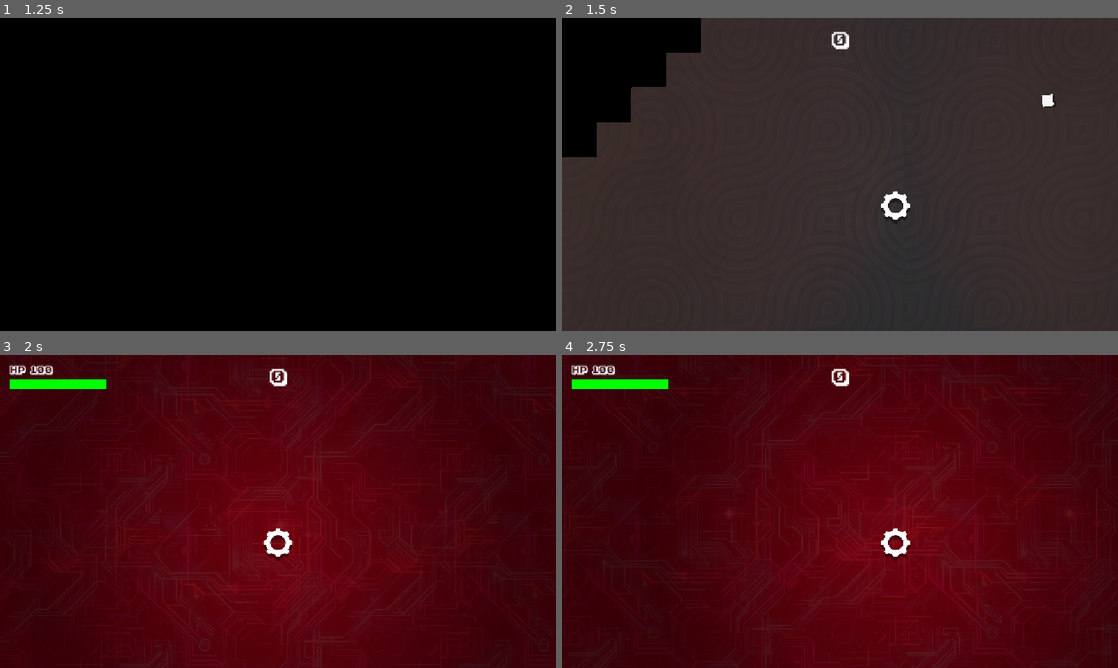
Above: before the commit, frames 1-4 (two rows, left to right).
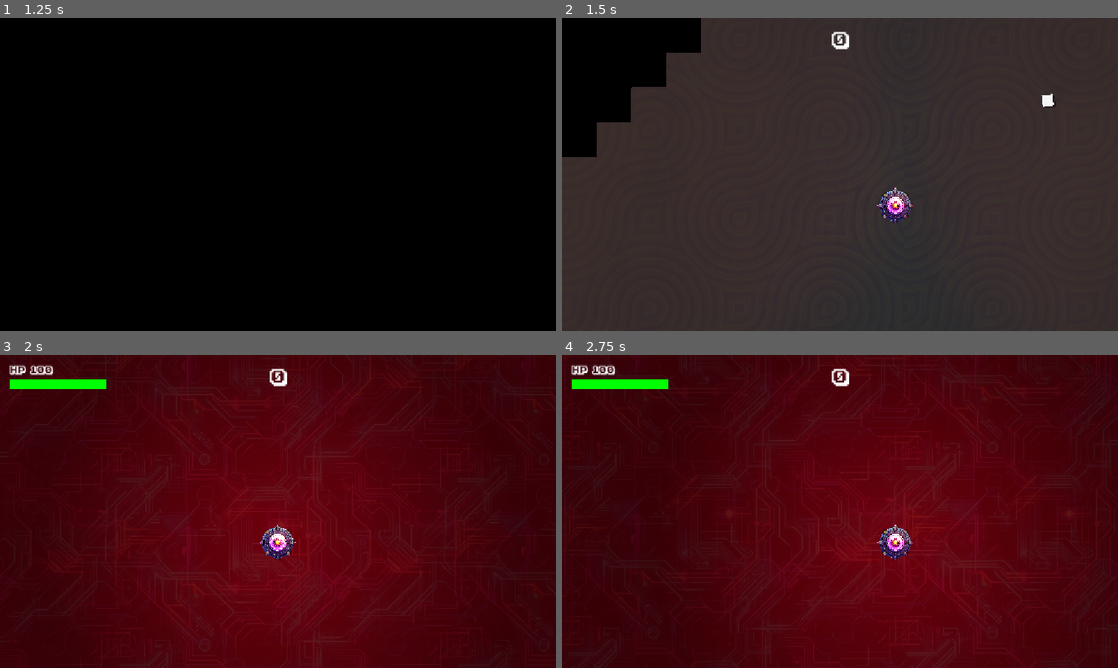
Above: after the commit, the same moments.

Repository: howardkam/Blockade
Game: Godot game, scene res://title.tscn
The game is run twice, just before and just after one commit, with the same random seed, the same clock (stepped at 60 frames per second) and the same inputs. Sound files missing from this copy of the repository are replaced by a short silence.
Inputs:
- Up to frame 1 (1.25 s): tap Enter (start) at 0.5 s; hold D (right) from 0.53 s (still down); hold Enter (start) from 0.53 s (still down)
- Up to frame 2 (1.5 s): release D (right) at 1.28 s; release Enter (start) at 1.28 s; hold S (down) from 1.28 s (still down); tap Keypad Enter at 1.35 s
- Up to frame 3 (2 s): keep holding S (down)
- Up to frame 4 (2.75 s): release S (down) at 2.03 s; hold D (right) from 2.03 s (still down); hold Enter (start) from 2.03 s (still down)

Frame 1 is identical in both runs. In frame 2, 0.4% of the frame differs, in the area x 56-64%, y 54-66%; in frame 3, 0.5%, in the area x 46-54%, y 54-66%; in frame 4, 0.5%.

Commit message:
New graphics

Diff:
--- a/enemy_gigantor.gd
+++ b/enemy_gigantor.gd
@@ -3,8 +3,8 @@
 
 @export var move_speed: float = 50.0
 @export var turn_speed: float = 10 # Turning rate in radians per second (~200°/sec)
-@export var shrink_percentage: float = 1.0 #This is a percentage
-@export var min_scale_ratio: float = 0.05 # Explodes when reaching this size ratio (0.10 = 10%)
+@export var shrink_percentage: float = 1.5 #This is a percentage
+@export var min_scale_ratio: float = 0.10 # Explodes when reaching this size ratio (0.10 = 10%)
 @export var pointvalue: int = 100
 @export var rechargerate: int = 20 #recharge rate TO the player when killed
 @onready var explosionsound = $explosion
--- a/player.gd
+++ b/player.gd
@@ -30,7 +30,7 @@
 @onready var score_label: Label = $UI/ScoreLabel
 @onready var hitbox: Area2D = $hitbox
 @onready var ui_layer: CanvasLayer = $UI
-@onready var sprite: Sprite2D = $"Gear(4)"
+@onready var sprite: Sprite2D = $Mainplayer
 @onready var injurysound: AudioStreamPlayer2D = $injurysound
 @onready var camera: Camera2D = $Camera2D
 @onready var timer_label: Label = $TimerLabel
--- a/player.tscn
+++ b/player.tscn
@@ -2,6 +2,7 @@
 
 [ext_resource type="Script" uid="uid://cmardiu3janpi" path="res://player.gd" id="1_onrkg"]
 [ext_resource type="Texture2D" uid="uid://bg67ck87t12dj" path="res://Assets/grey soft/Gear (4).png" id="2_onrkg"]
+[ext_resource type="Texture2D" uid="uid://b1rjcu0akdi2i" path="res://Assets/mainplayer.png" id="2_sweqy"]
 [ext_resource type="FontFile" uid="uid://7ni0c1a0kdcu" path="res://Assets/ka1.ttf" id="3_i3pqv"]
 [ext_resource type="AudioStream" uid="uid://cf3xhjjm6sy8b" path="res://Assets/injury.wav" id="4_hqtel"]
 
@@ -17,19 +18,23 @@
 fill_to = Vector2(0.5, 0)
 
 [sub_resource type="CircleShape2D" id="CircleShape2D_6xcap"]
-radius = 56.0
+radius = 64.0
 
 [sub_resource type="CircleShape2D" id="CircleShape2D_j721w"]
-radius = 62.0
+radius = 64.0
 
 [node name="player" type="CharacterBody2D" unique_id=16646871 groups=["player"]]
 scale = Vector2(0.5, 0.5)
 collision_mask = 3
 script = ExtResource("1_onrkg")
 
+[node name="Mainplayer" type="Sprite2D" parent="." unique_id=132863421]
+scale = Vector2(0.1, 0.1)
+texture = ExtResource("2_sweqy")
+
 [node name="Shadow" type="Sprite2D" parent="." unique_id=999000100]
 modulate = Color(0, 0, 0, 0.4)
-position = Vector2(0, 15)
+scale = Vector2(1.2, 1.2)
 texture = ExtResource("2_onrkg")
 
 [node name="PointLight2D" type="PointLight2D" parent="." unique_id=1908755707]
@@ -38,6 +43,7 @@
 texture_scale = 2.0
 
 [node name="Gear(4)" type="Sprite2D" parent="." unique_id=97884220]
+visible = false
 texture = ExtResource("2_onrkg")
 
 [node name="CollisionShape2D" type="CollisionShape2D" parent="." unique_id=2118894290]
--- a/powerup_launcher.gd
+++ b/powerup_launcher.gd
@@ -4,6 +4,7 @@
 @export var float_amplitude: float = 2.0  # Bobbing effect height
 @export var float_frequency: float = 3.0  # Bobbing effect speed
 @export var rotation_speed: float = TAU   # 360 degrees (TAU radians) per second
+@export var powerup_duration = 15
 
 # World boundaries (matching your player/enemy limits)
 const WORLD_LIMIT_MIN = -2800.0
@@ -61,5 +62,5 @@
 	if node.is_in_group("player") or (node.get_parent() and node.get_parent().is_in_group("player")):
 		var player = node if node.is_in_group("player") else node.get_parent()
 		if player.has_method("activate_missile_powerup"):
-			player.activate_missile_powerup(30.0)
+			player.activate_missile_powerup(powerup_duration)
 			queue_free()
Binary file added: Assets/mainplayer.png
Not shown, added: Assets/mainplayer.png.import
